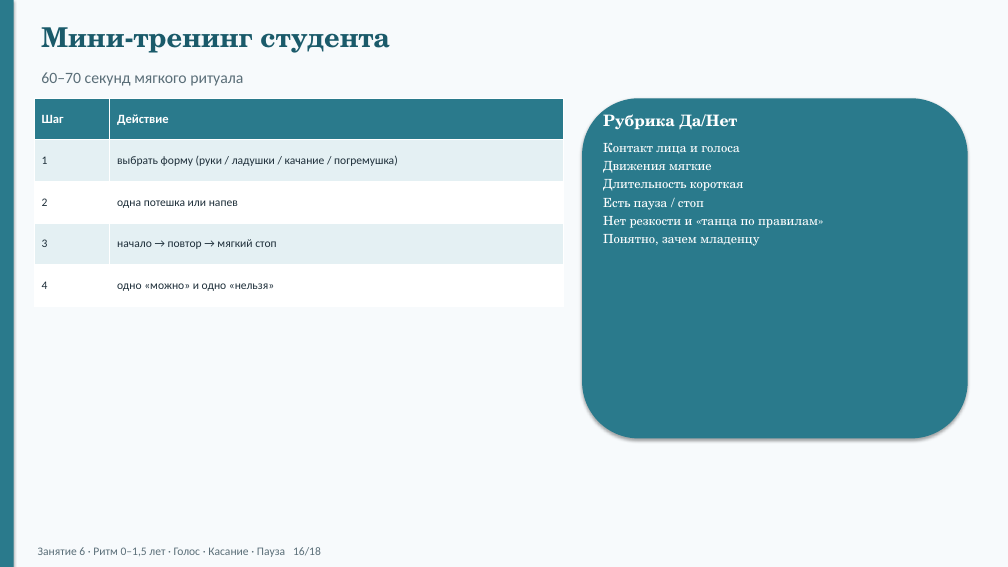
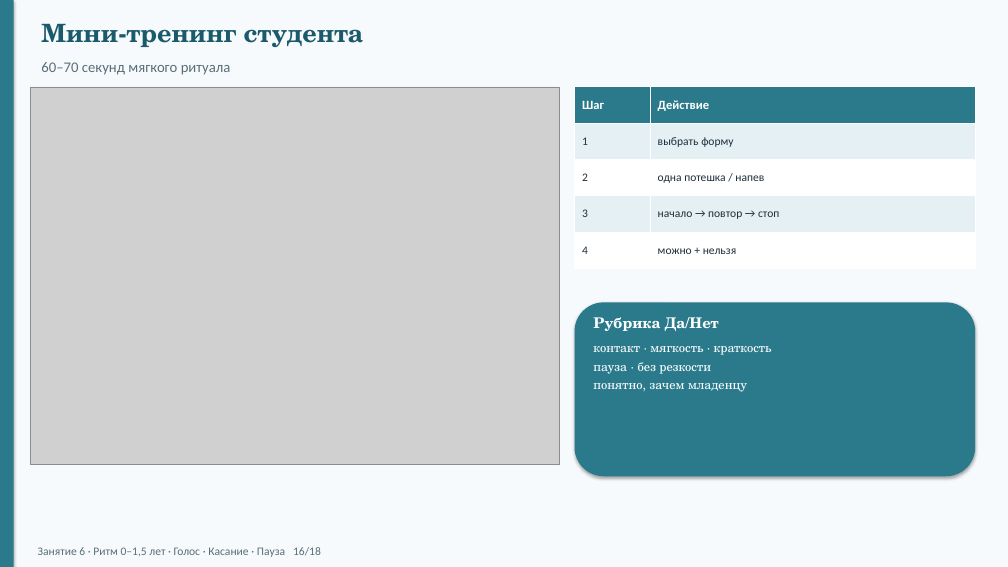
Before and after one commit to Maer-Yakov/vpn-client, a slide deck: slide 16 of docs/konspekty/zanyatie-06-prezentaciya.pptx. Drawn at 1008x567 pixels with LibreOffice and Linux fonts; fonts in the diff are those of the drawing; grey boxes stand for pictures. Boxes give left, top, right and bottom in pixels: in the first picture for what was removed or moved away, otherwise in the second. Text is boxed around its words. In the diff, an @@ line names an element or a change of style, - is before the commit and + after.

```diff
--- a/docs/konspekty/zanyatie-06-prezentaciya.pptx
+++ b/docs/konspekty/zanyatie-06-prezentaciya.pptx
@@ text "Мини-тренинг студента" at [41,23,364,47]: size 26 to 24 pt @@
@@ text "60–70 секунд мягкого ритуала": place and size @@
-text "60–70 секунд мягкого ритуала" at [41,72,243,86]
+text "60–70 секунд мягкого ритуала" at [41,62,231,75]
@@ text "60–70 секунд мягкого ритуала" at [41,62,231,75]: size 15 to 14 pt @@
@@ picture added at [30,87,560,465] @@
@@ table at [575,87,975,268] @@
-row 2, column 2: выбрать форму (руки / ладушки / качание / погремушка)
+row 2, column 2: выбрать форму
-row 3, column 2: одна потешка или напев
+row 3, column 2: одна потешка / напев
-row 4, column 2: начало → повтор → мягкий стоп
+row 4, column 2: начало → повтор → стоп
-row 5, column 2: одно «можно» и одно «нельзя»
+row 5, column 2: можно + нельзя
@@ table: place and size @@
-table at [34,98,563,306]
+table at [575,87,975,268]
@@ text removed at [603,142,818,246] @@
-Контакт лица и голоса
-Движения мягкие
-Длительность короткая
-Есть пауза / стоп
-Нет резкости и «танца по правилам»
-Понятно, зачем младенцу
@@ rounded rectangle: place and size @@
-rounded rectangle at [582,98,968,439]
+rounded rectangle at [575,302,975,476]
@@ text "Рубрика Да/Нет" at [593,317,718,331]: size 15 to 14 pt @@
@@ text "Рубрика Да/Нет": place and size @@
-text "Рубрика Да/Нет" at [603,110,737,129]
+text "Рубрика Да/Нет" at [593,317,718,331]
@@ text added at [593,346,772,392], 12 pt, text #FFFFFF @@
+контакт · мягкость · краткость
+пауза · без резкости
+понятно, зачем младенцу
```
Also in this commit, not shown: 17 other slides changed, 21 other files.
